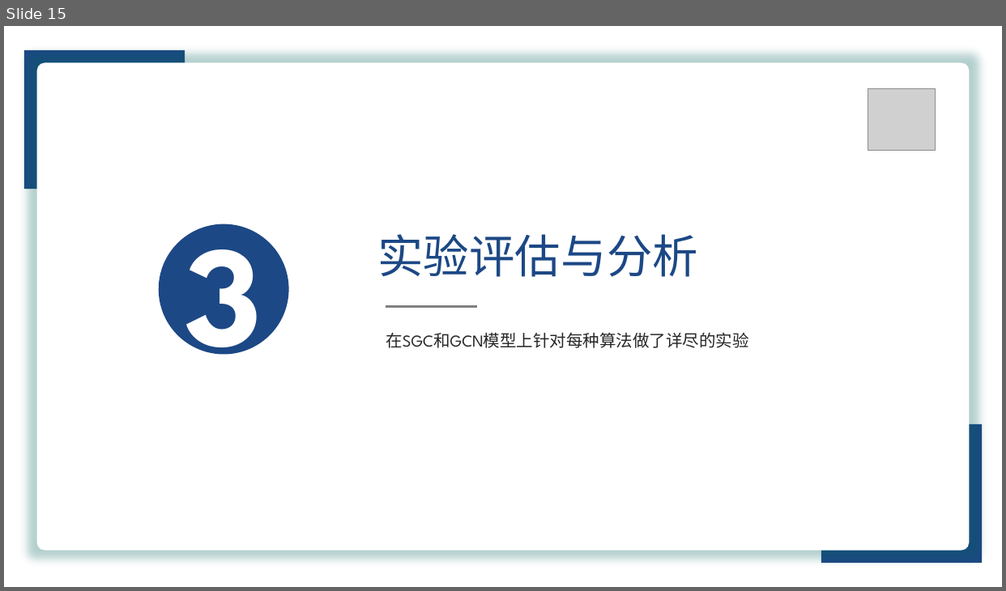
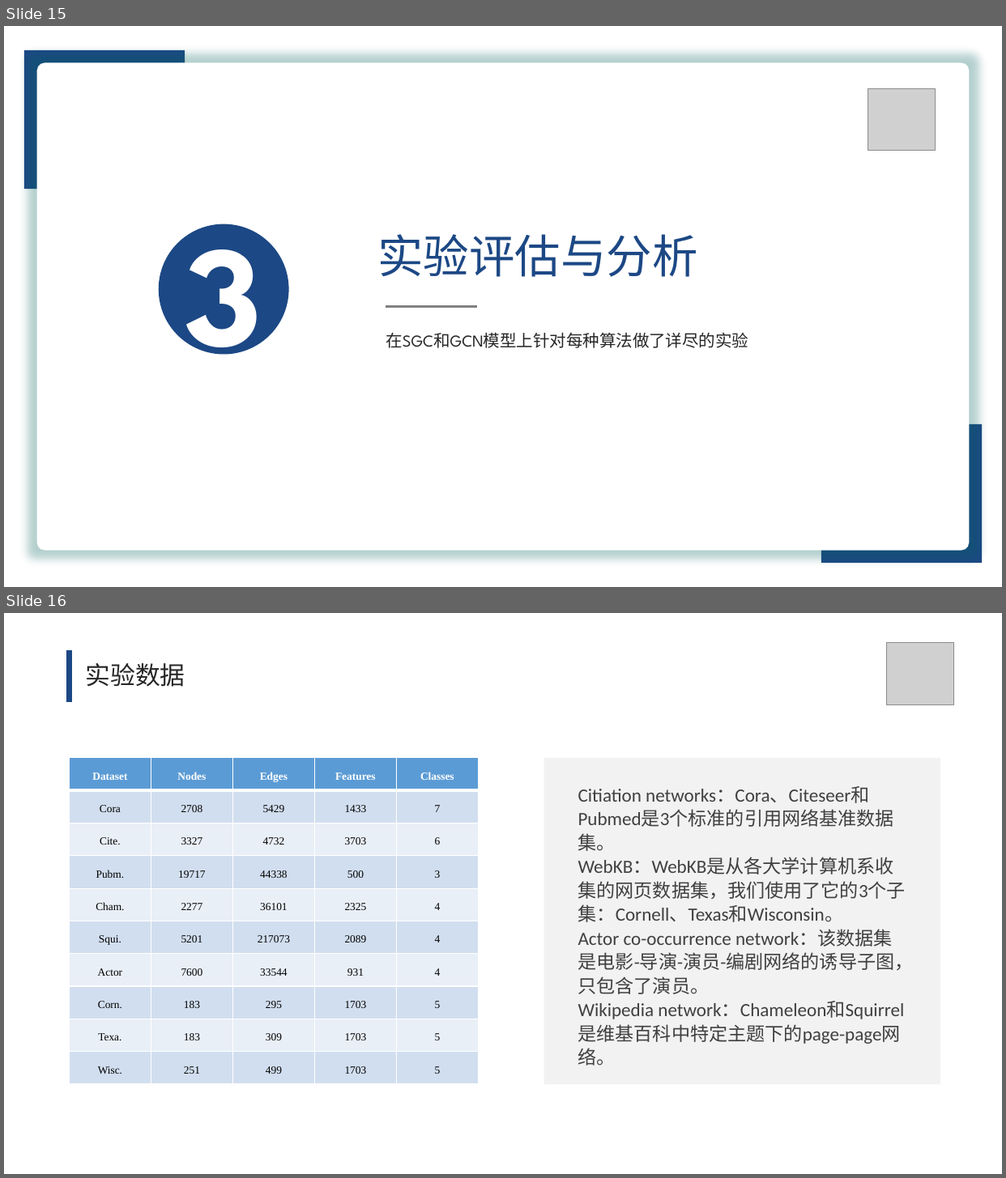
Before and after one commit to lt610/DeepGCN, a slide deck: 毕设提交/ppt/答辩ppt.pptx. Shown one above the other, each under a label of ours: slide 15 before the commit, slides 15 and 16 after it. The pictures are 1006x591 and 1006x1178 pixels, drawn with LibreOffice and Linux fonts; fonts in the diff are those of the drawing; grey boxes stand for pictures. Boxes give left, top, right and bottom in pixels: in the first picture for what was removed or moved away, otherwise in the second. Text is boxed around its words. In the diff, an @@ line names an element or a change of style, - is before the commit and + after.

```diff
--- a/毕设提交/ppt/答辩ppt.pptx
+++ b/毕设提交/ppt/答辩ppt.pptx
@@ slide 16 added at <box>4,613,1002,1174</box>, background #FFFFFF @@
@@ line added from (69, 650) to (69, 702), #1C4885 6 pt @@
@@ picture added at <box>888,643,954,705</box> @@
@@ text added at <box>86,663,185,687</box>, 24 pt, text #262626 @@
+实验数据
@@ table added at <box>69,758,477,1084</box>, 10 rows, 5 columns @@
+Dataset | Nodes | Edges | Features | Classes
+Cora | 2708 | 5429 | 1433 | 7
+Cite. | 3327 | 4732 | 3703 | 6
+Pubm. | 19717 | 44338 | 500 | 3
+Cham. | 2277 | 36101 | 2325 | 4
+Squi. | 5201 | 217073 | 2089 | 4
+Actor | 7600 | 33544 | 931 | 4
+Corn. | 183 | 295 | 1703 | 5
+Texa. | 183 | 309 | 1703 | 5
+Wisc. | 251 | 499 | 1703 | 5
@@ rectangle added at <box>543,758,940,1084</box>, fill #F2F2F2 @@
@@ text added at <box>578,786,914,1066</box>, 18 pt, text #404040 @@
+Citiation networks：Cora、Citeseer和Pubmed是3个标准的引用网络基准数据集。
+WebKB：WebKB是从各大学计算机系收集的网页数据集，我们使用了它的3个子集：Cornell、Texas和Wisconsin。
+Actor co-occurrence network：该数据集是电影-导演-演员-编剧网络的诱导子图，只包含了演员。
+Wikipedia network：Chameleon和Squirrel是维基百科中特定主题下的page-page网络。
```
Also in this commit, not shown: 3 slides changed, 7 other slides added, 1 slide removed, 3 other files.
